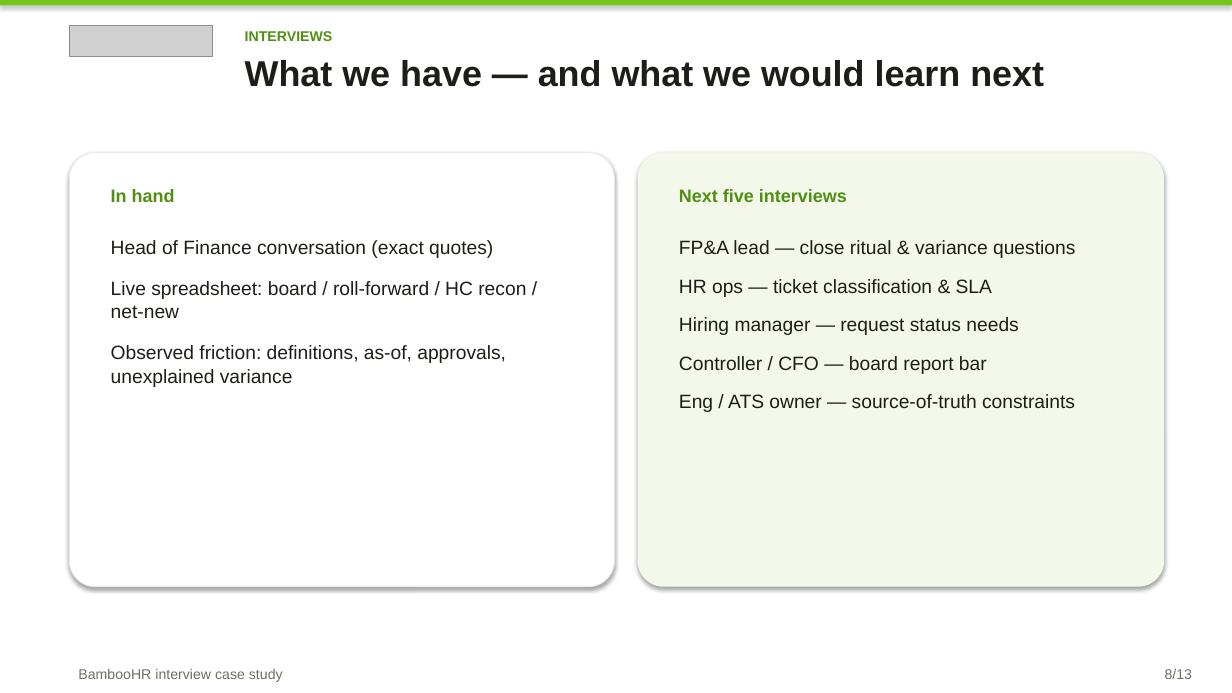
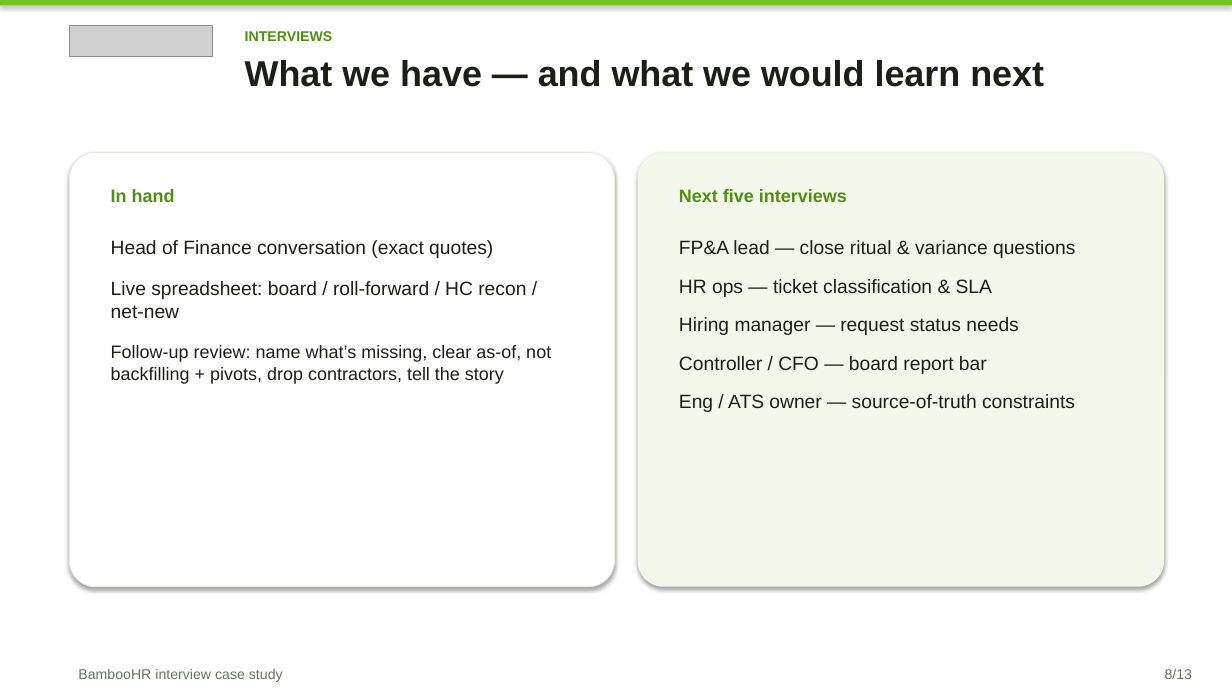
Before and after one commit to Brigdawg/Headcount-Reconciliation, a slide deck: slide 8 of deck/Headcount_Control_Tower_Case_Study.pptx. Drawn at 1232x693 pixels with LibreOffice and Linux fonts; fonts in the diff are those of the drawing; grey boxes stand for pictures. Boxes give left, top, right and bottom in pixels: in the first picture for what was removed or moved away, otherwise in the second. Text is boxed around its words. In the diff, an @@ line names an element or a change of style, - is before the commit and + after.

Commit message:
Incorporate Finance partner feedback into prototype and deck.
Name missing seats and as-of dates, add not-backfilling and pivot dispositions, drop contractors, and lead with the variance story for Finance and HR.

```diff
--- a/deck/Headcount_Control_Tower_Case_Study.pptx
+++ b/deck/Headcount_Control_Tower_Case_Study.pptx
@@ text at <box>111,345,551,384</box>: text changed; size 15 to 14 pt @@
-Observed friction: definitions, as-of, approvals, unexplained variance
+Follow-up review: name what’s missing, clear as-of, not backfilling + pivots, drop contractors, tell the story
```
Also in this commit, not shown: 6 other slides changed, 5 other files.
